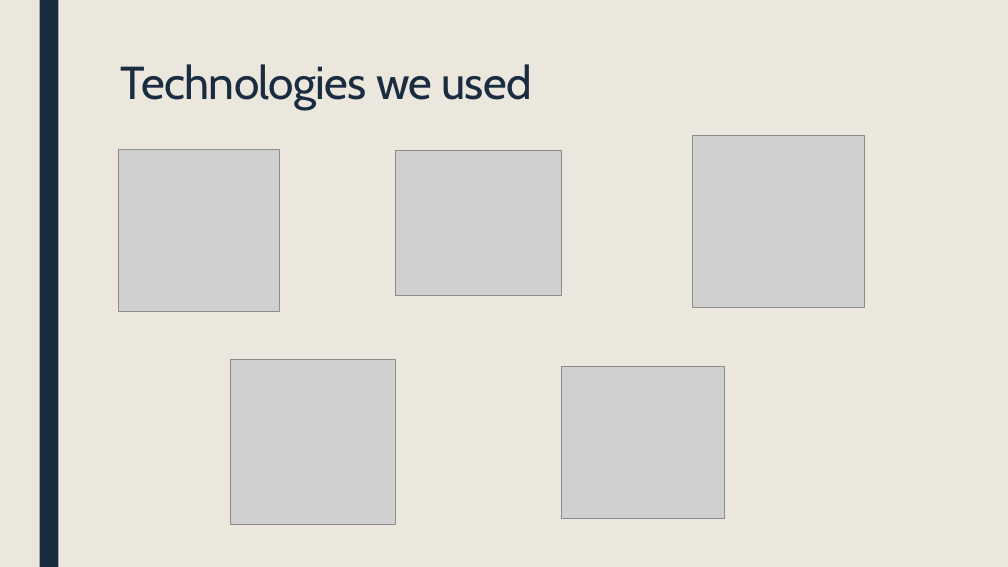
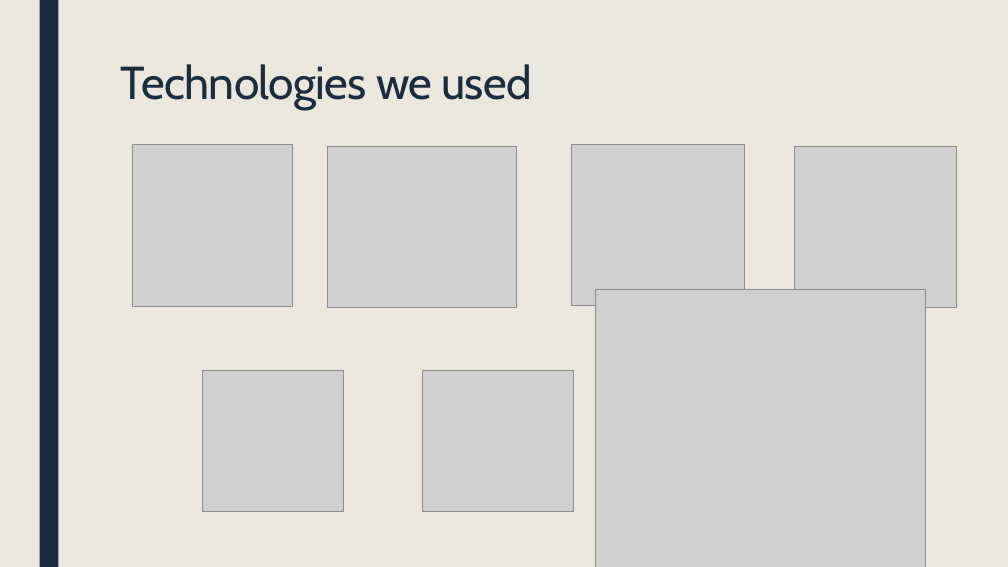
Before and after one commit to GNMilev19/maze-game, a slide deck: slide 4 of Documents/Project Presentation.pptx. Drawn at 1008x567 pixels with LibreOffice and Linux fonts; fonts in the diff are those of the drawing; grey boxes stand for pictures. Boxes give left, top, right and bottom in pixels: in the first picture for what was removed or moved away, otherwise in the second. Text is boxed around its words. In the diff, an @@ line names an element or a change of style, - is before the commit and + after.

```diff
--- a/Documents/Project Presentation.pptx
+++ b/Documents/Project Presentation.pptx
@@ picture: place and size @@
-picture at box(119, 149, 280, 312)
+picture at box(132, 144, 293, 306)
@@ picture: place and size @@
-picture at box(395, 150, 562, 295)
+picture at box(327, 146, 516, 308)
@@ picture: place and size @@
-picture at box(693, 135, 864, 307)
+picture at box(572, 144, 746, 306)
@@ picture added at box(795, 146, 957, 308) @@
@@ picture added at box(595, 290, 925, 567) @@
@@ picture: place and size @@
-picture at box(230, 360, 395, 526)
+picture at box(203, 370, 344, 511)
@@ picture: place and size @@
-picture at box(562, 367, 724, 518)
+picture at box(422, 370, 573, 511)
```
Also in this commit, not shown: 2 other slides changed, 2 slides removed, 2 other files.
